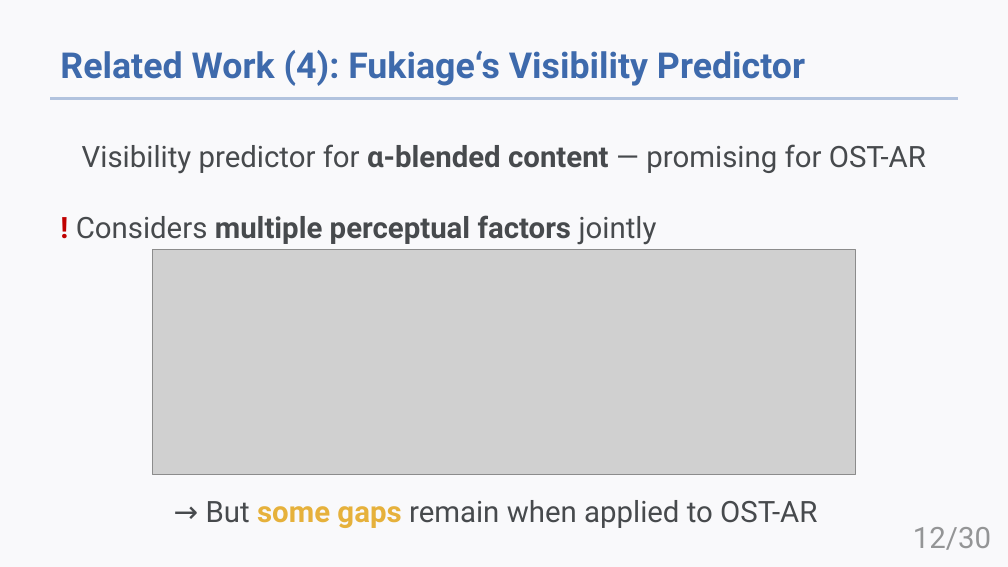
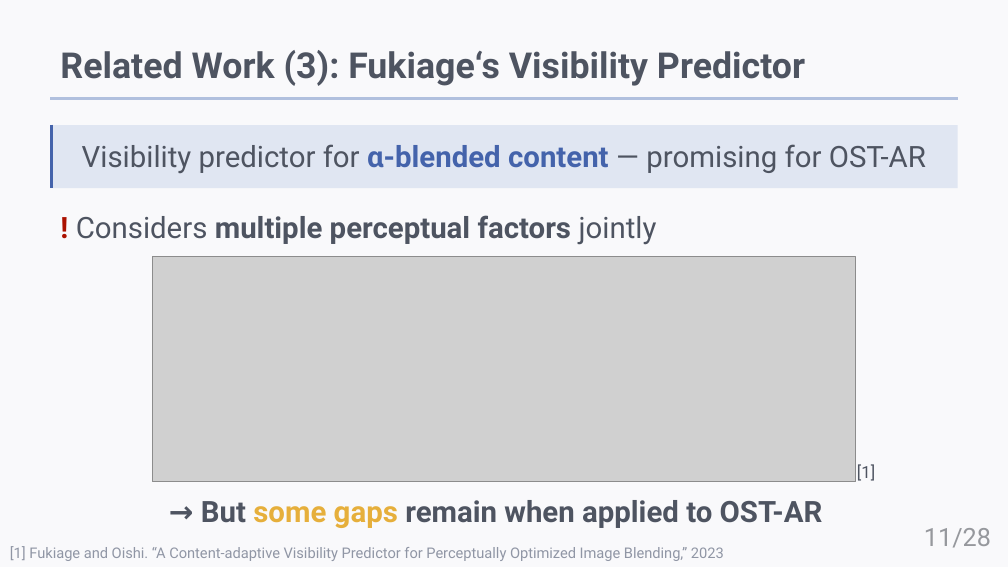
Before and after one commit to HAMADAKAZUKI2423/lab, a slide deck: slide 11 of papers/Rinko2026S/rinko2026S.pptx (slide 12 before the commit). Drawn at 1008x567 pixels with LibreOffice and Linux fonts; fonts in the diff are those of the drawing; grey boxes stand for pictures. Boxes give left, top, right and bottom in pixels: in the first picture for what was removed or moved away, otherwise in the second. Text is boxed around its words. In the diff, an @@ line names an element or a change of style, - is before the commit and + after.

```diff
--- a/papers/Rinko2026S/rinko2026S.pptx
+++ b/papers/Rinko2026S/rinko2026S.pptx
@@ title at [60, 50, 805, 86]: text changed; text colour #3E6AAC to #4E5461 @@
-Related Work (4): Fukiage‘s Visibility Predictor
+Related Work (3): Fukiage‘s Visibility Predictor
@@ text "Visibility predictor for α-blended content ..." at [82, 144, 926, 173]: text colour #474A4D to #4E5461 in "Visibility predictor for — promising for OST-AR"; text colour #474A4D to #4463AB in "α-blended content" @@
@@ rectangle added at [50, 125, 958, 188], fill #E0E6F2 @@
@@ line added from (51, 125) to (51, 188), #4463AB 2 pt @@
@@ text "! Considers multiple perceptual factors ..." at [76, 215, 657, 245]: text colour #C00000 to #AB1100 in "!"; text colour #474A4D to #4E5461 @@
@@ picture: place and size @@
-picture at [152, 250, 856, 475]
+picture at [152, 257, 856, 482]
@@ text added at [857, 464, 875, 481], 12 pt, text #4E5461 @@
+[1]
@@ text "→ But some gaps remain ..." at [201, 500, 823, 528]: text colour #474A4D to #4E5461, bold on in "→ But remain when applied to OST-AR"; text colour #E6B13B to #E6AF3B in "some gaps" @@
@@ page number at [924, 528, 991, 548]: text changed; size 21 to 18 pt; text colour #959697 to #97999E @@
-12/30
+11/28
@@ text added at [10, 546, 724, 561], 10.5 pt, text #9096A5 @@
+[1] Fukiage and Oishi. “A Content-adaptive Visibility Predictor for Perceptually Optimized Image Blending,” 2023
```
Also in this commit, not shown: 12 other slides changed, 15 slides added, 12 slides removed, 5 other files.
